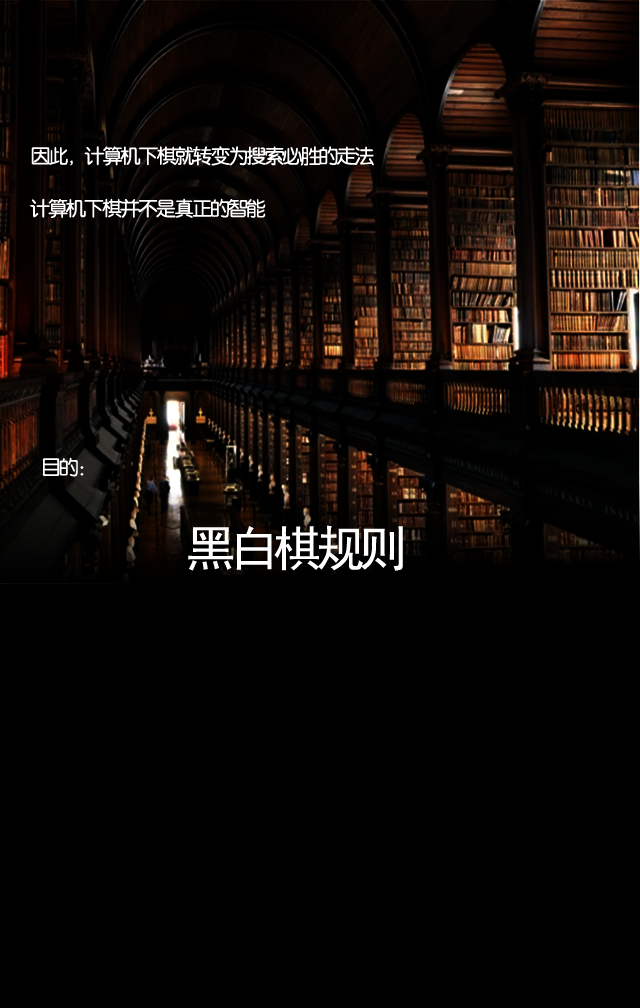
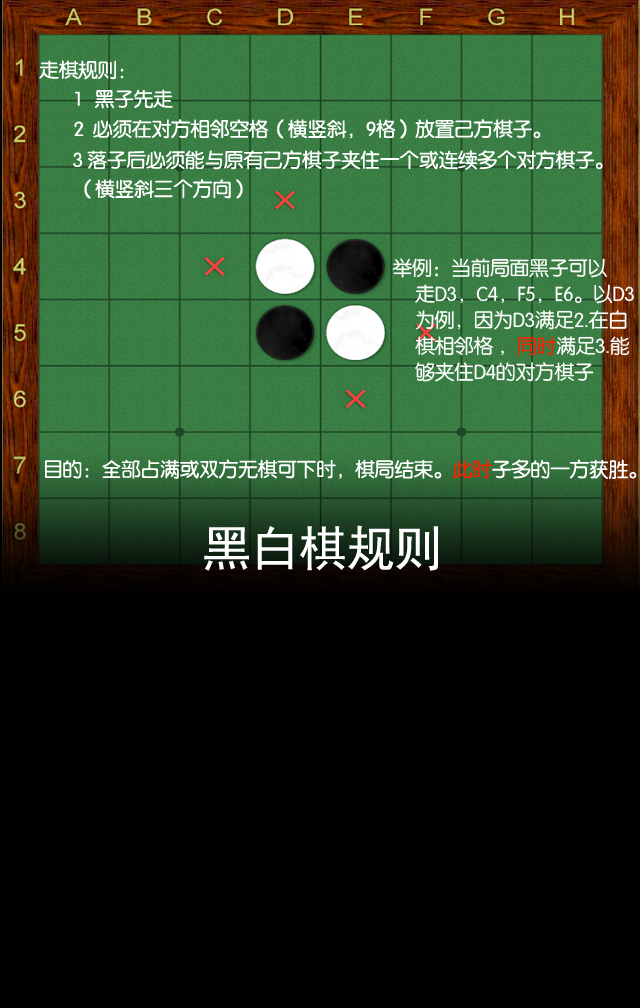
Comparing the layer stacks of the two 640 x 1008 images. Changes:
removed layer "计算机下棋并不是真正的智能" over [left=30, top=198, right=266, bottom=218]
added layer "走棋规则：" above "1 黑子先走" over [left=39, top=60, right=124, bottom=80]
added layer "1 黑子先走" above "2 必须在对方相邻空格（横竖斜，9格）放置己方棋子。" over [left=75, top=89, right=173, bottom=109]
added layer "2 必须在对方相邻空格（横竖斜，9格）放置己方棋子。" above "（横竖斜三个方向）" over [left=74, top=119, right=541, bottom=139]
renamed "因此，计算机下棋就转变为搜索必胜的走法" to "（横竖斜三个方向）", painted on it over [left=31, top=146, right=374, bottom=199]
added layer "举例：当前局面黑子可以 走D3，C4，F5，E6。以D3 为例，因为D3满足2.在白 棋相邻格" above "3 落子后必须能与原有己方棋子夹住一个或连续多个对方棋子。" over [left=392, top=258, right=634, bottom=382]
added layer "3 落子后必须能与原有己方棋子夹住一个或连续多个对方棋子。" above "目的：全部占满或双方无棋可下时，棋局结束。此时子多的一方获胜。" over [left=73, top=150, right=603, bottom=170]
renamed "目的：" to "目的：全部占满或双方无棋可下时，棋局结束。此时子多的一方获胜。", painted on it over [left=42, top=457, right=637, bottom=479]
painted on "黑白棋规则" over [left=188, top=525, right=438, bottom=571]
renamed "图层 11" to "图层 12", painted on it over [left=0, top=0, right=640, bottom=595]
